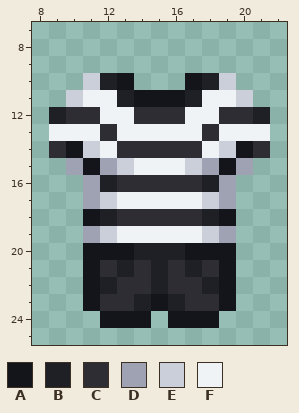
Two versions of one pixel-art sprite, Resources/Textures/Clothing/Uniforms/Jumpsuit/mime.rsi/icon.png. That is the earlier state.
The file is 32x32 pixels. Colours within 5 levels of each other are drawn and written as one. Shown: x 8..22, y 7..25.
Palette (. is transparent): A #14151a  B #1f2026  C #2d2d33  D #9fa2b3  E #cacfd9  F #f0f3f5
Pixels before, first column x 9:
10 ..EBA...ABE..
11 .EFFBAAABFFE.
12 BCCFFCCCFFCCB
13 FFFCFFFFFCFFF
14 CAEFCCCCCFEAC
15 .DADEFFFEDAD.
16 ..DBCCCCCBD..
17 ..DEFFFFFED..
18 ..ABCCCCCBA..
19 ..DEFFFFFED..
20 ..AAABBBAAA..
21 ..ACBCBCBCA..
22 ..ABCCBCCBA..
23 ..ACCBABCCA..
24 ...AAA.AAA...
Once edited:
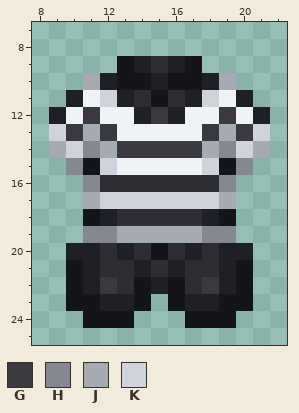
Colours new in this view: G #39393f  H #858890  J #a6aab3  K #d0d3db
Changes in this commit:
Changed rows in their new state; - is an unchanged pixel.
first column x 9:
 9 ----ABCBA----
10 --J--ABA--J--
11 -B-K-C-C-K-B-
12 -FG--BGB--GF-
13 KGJG-----GJGK
14 JKHJGGGGGJHKJ
15 -H-KF---FK-H-
16 --HC-----CH--
17 --JKKKKKKKJ--
19 --HHJJJJJHH--
20 -BBCBCACBCBB-
21 -AB-CBCBC-BA-
22 -ABG-A-A-GBA-
23 -A-BBA.ABB-A-
24 --A--.-.--A--
Where, in picture pixels (left, top, right, bottom), the same in both pictures:
changed: (49, 56, 270, 328)
